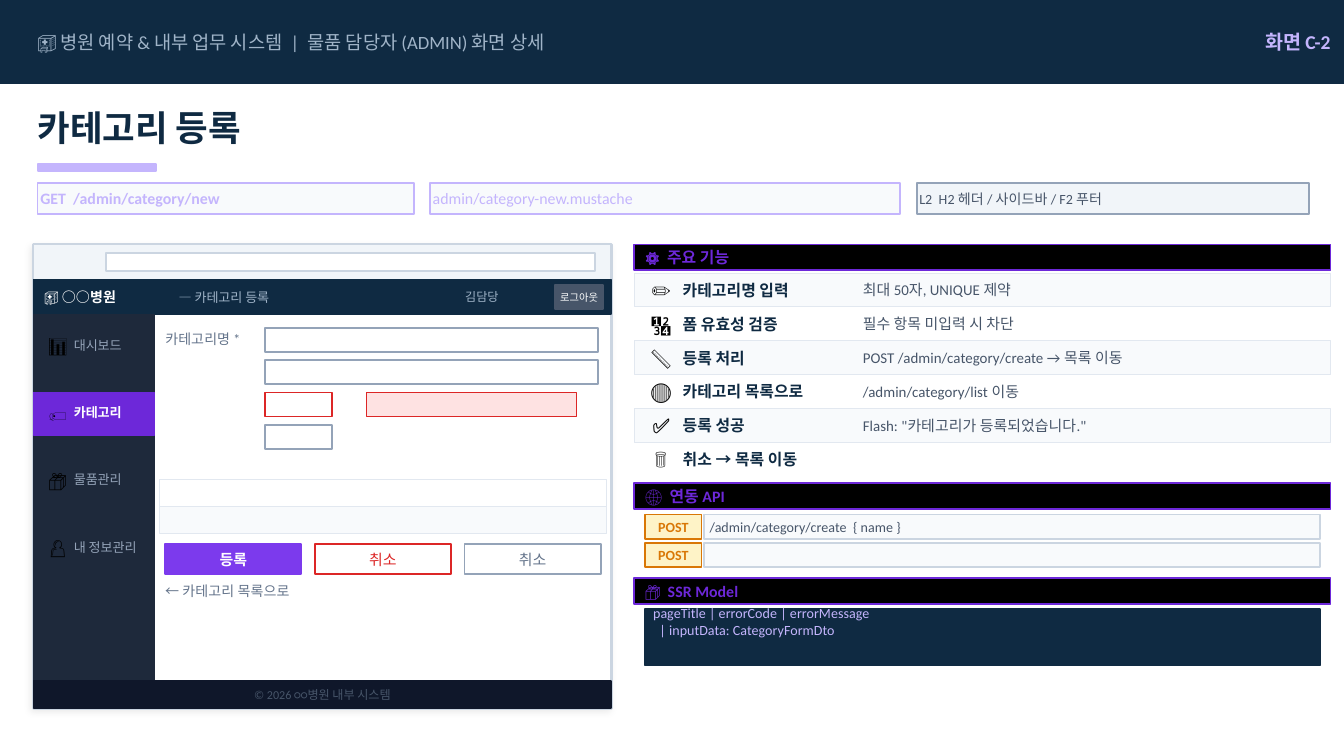
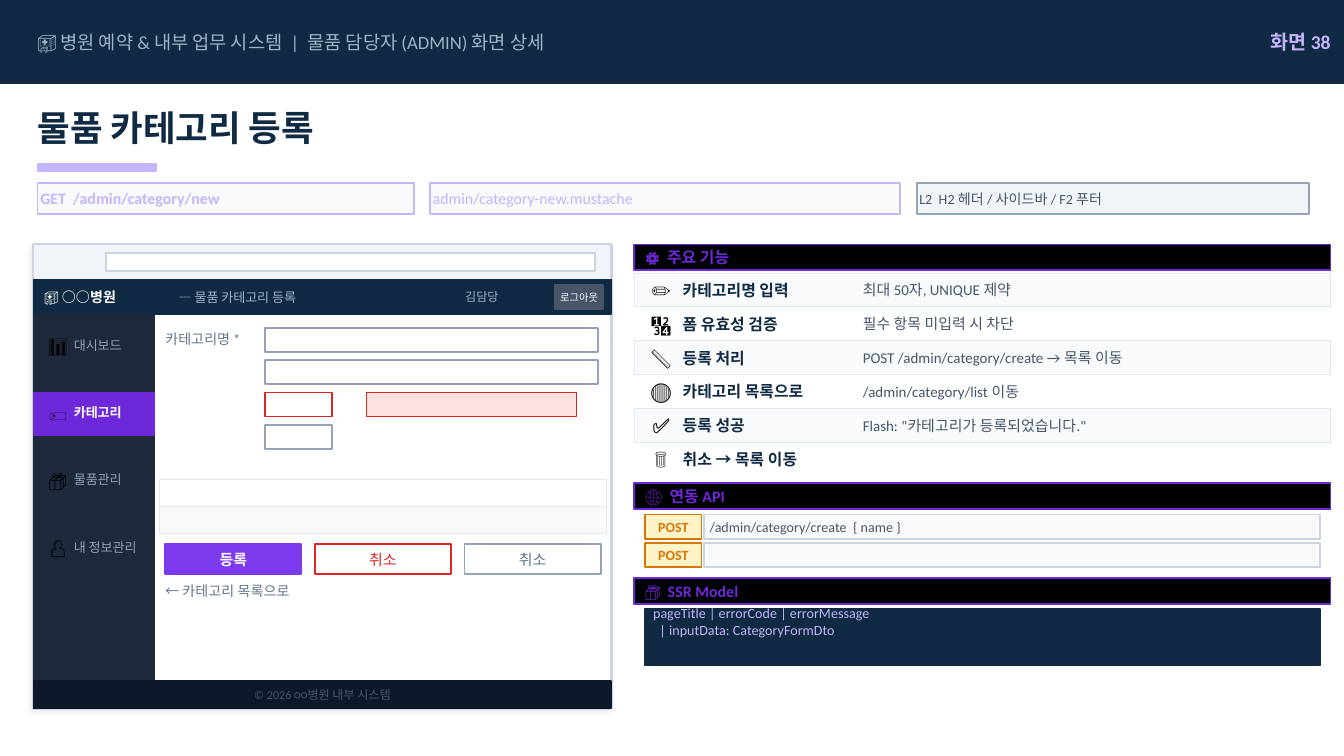
Before and after one commit to proejct-team-alpha/documents, a slide deck: slide 42 of 08_스토리보드/🏥_병원_예약_&_내부_업무_시스템_—_스토리보드.pptx. Drawn at 1344x756 pixels with LibreOffice and Linux fonts; fonts in the diff are those of the drawing. Boxes give left, top, right and bottom in pixels: in the first picture for what was removed or moved away, otherwise in the second. Text is boxed around its words. In the diff, an @@ line names an element or a change of style, - is before the commit and + after.

```diff
--- a/08_스토리보드/🏥_병원_예약_&_내부_업무_시스템_—_스토리보드.pptx
+++ b/08_스토리보드/🏥_병원_예약_&_내부_업무_시스템_—_스토리보드.pptx
@@ text at (x1=1271, y1=32, x2=1331, y2=51): text changed @@
-화면 C-2
+화면 38
@@ text at (x1=38, y1=111, x2=314, y2=145): text changed @@
-카테고리 등록
+물품 카테고리 등록
@@ text at (x1=195, y1=291, x2=296, y2=303): text changed @@
-— 카테고리 등록
+— 물품 카테고리 등록
```
Also in this commit, not shown: 5 other slides changed, 3 slides added, 19 other files.
